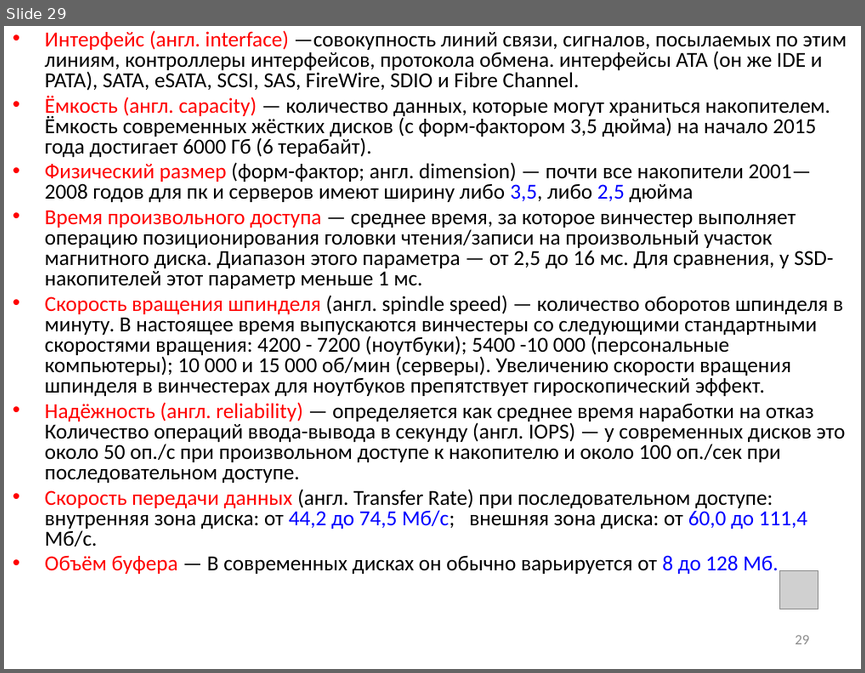
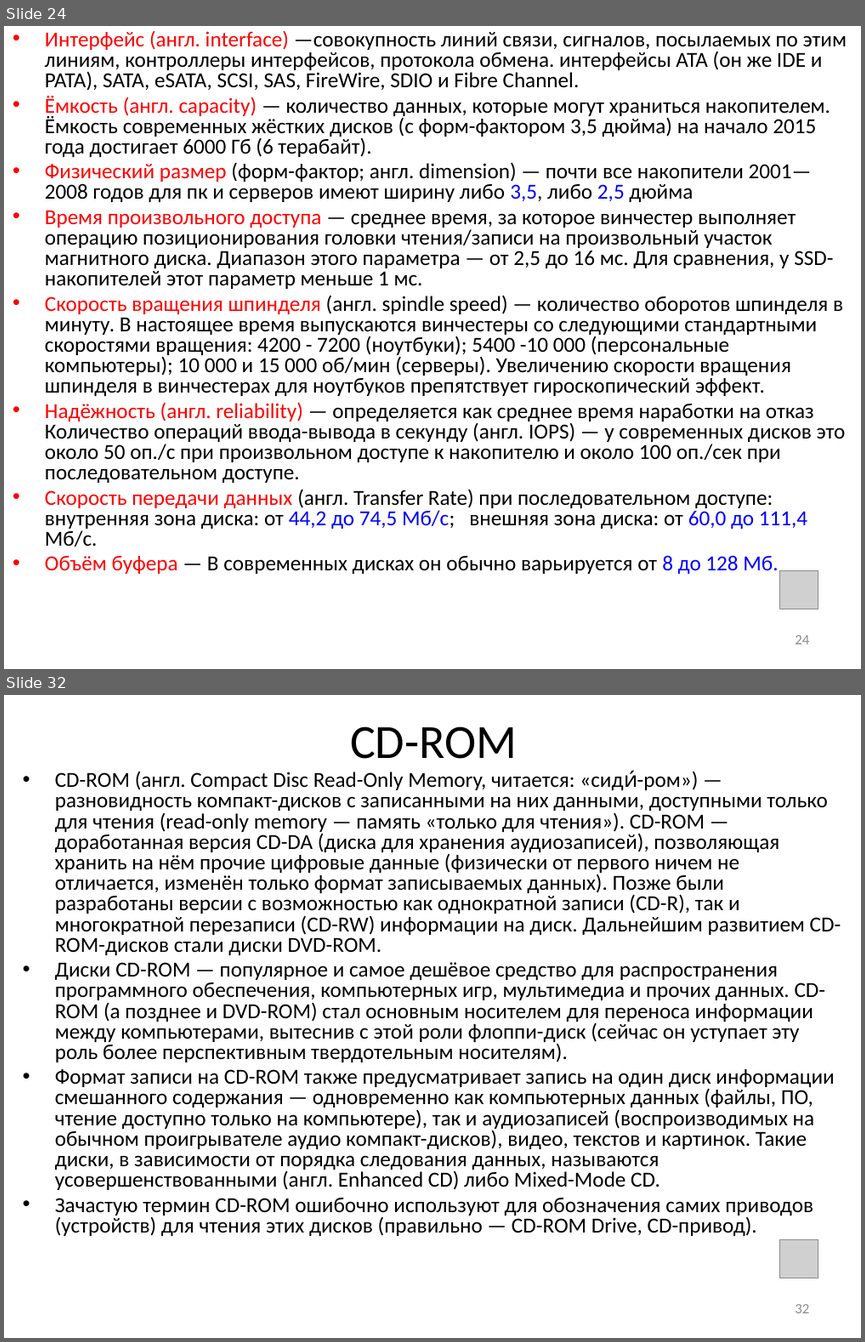
Before and after one commit to saysaysx/manual_materials, a slide deck: inf/audio/inf_5_sysbl_final.pptx. Shown one above the other, each under a label of ours: slide 29 before the commit, slides 24 and 32 after it; the slides between them are not shown. The pictures are 865x673 and 865x1342 pixels, drawn with LibreOffice and Linux fonts; fonts in the diff are those of the drawing; grey boxes stand for pictures. Boxes give left, top, right and bottom in pixels: in the first picture for what was removed or moved away, otherwise in the second. Text is boxed around its words. In the diff, an @@ line names an element or a change of style, - is before the commit and + after.

```diff
--- a/inf/audio/inf_5_sysbl_final.pptx
+++ b/inf/audio/inf_5_sysbl_final.pptx
@@ slide 32 added at [4,695,861,1338], background #FFFFFF @@
@@ title added at [350,726,517,759], 40 pt, text #000000 @@
+CD-ROM
@@ text added at [55,771,841,1236], 18 pt, text #000000 @@
+• CD-ROM (англ. Compact Disc Read-Only Memory, читается: «сиди́-ром») — разновидность компакт-дисков с записанными на них данными, доступными только для чтения (read-only memory — память «только для чтения»). CD-ROM — доработанная версия CD-DA (диска для хранения аудиозаписей), позволяющая хранить на нём прочие цифровые данные (физически от первого ничем не отличается, изменён только формат записываемых данных). Позже были разработаны версии с возможностью как однократной записи (CD-R), так и многократной перезаписи (CD-RW) информации на диск. Дальнейшим развитием CD-ROM-дисков стали диски DVD-ROM.
+• Диски CD-ROM — популярное и самое дешёвое средство для распространения программного обеспечения, компьютерных игр, мультимедиа и прочих данных. CD-ROM (а позднее и DVD-ROM) стал основным носителем для переноса информации между компьютерами, вытеснив с этой роли флоппи-диск (сейчас он уступает эту роль более перспективным твердотельным носителям).
+• Формат записи на CD-ROM также предусматривает запись на один диск информации смешанного содержания — одновременно как компьютерных данных (файлы, ПО, чтение доступно только на компьютере), так и аудиозаписей (воспроизводимых на обычном проигрывателе аудио компакт-дисков), видео, текстов и картинок. Такие диски, в зависимости от порядка следования данных, называются усовершенствованными (англ. Enhanced CD) либо Mixed-Mode CD.
+• Зачастую термин CD-ROM ошибочно используют для обозначения самих приводов (устройств) для чтения этих дисков (правильно — CD-ROM Drive, CD-привод).
@@ picture added at [779,1239,818,1277] @@
@@ page number added at [794,1304,809,1313], 12 pt, text #8C8C8C @@
+32
@@ what was slide 29 is now slide 24 @@
@@ page number at [794,635,809,644]: text changed @@
-29
+24
```
Also in this commit, not shown: 6 slides changed, 21 other slides added, 13 slides removed.
